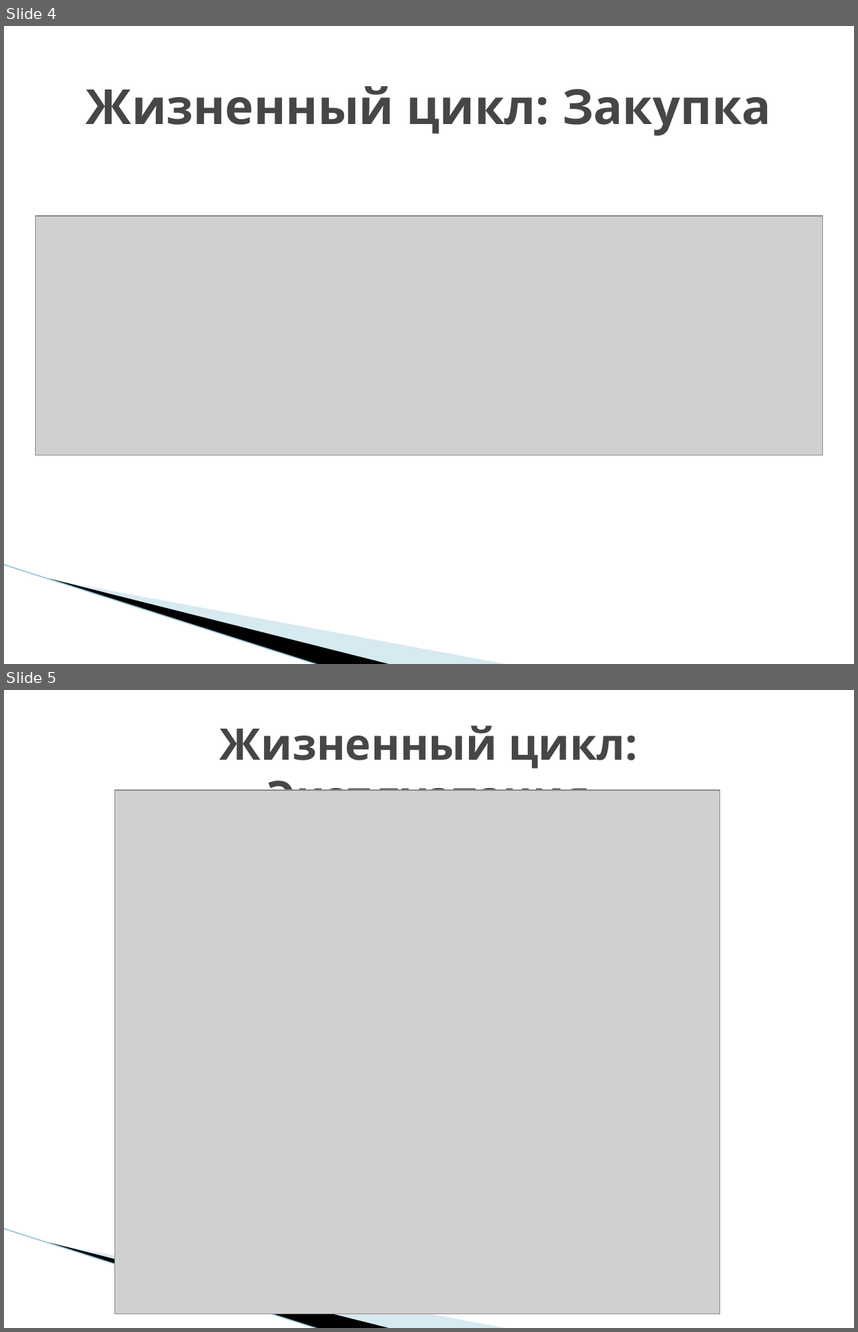
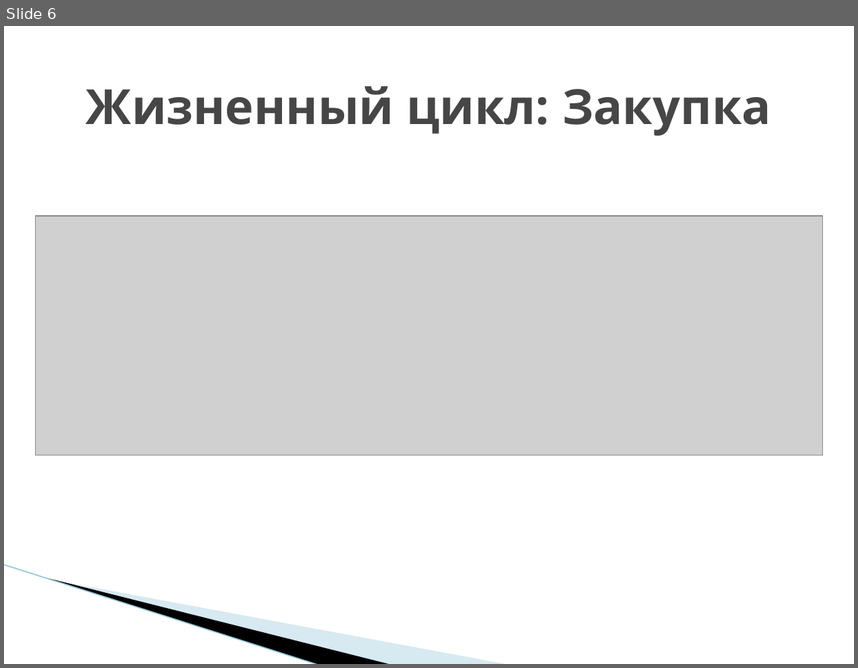
Before and after one commit to Nikita-080/is-quantek, a slide deck: Документы по проекту/презентация.pptx. Shown one above the other, each under a label of ours: slides 4 and 5 before the commit, slide 6 after it. The pictures are 858x1332 and 858x668 pixels, drawn with LibreOffice and Linux fonts; fonts in the diff are those of the drawing; grey boxes stand for pictures; background and template pictures are left out. Boxes give left, top, right and bottom in pixels: in the first picture for what was removed or moved away, otherwise in the second. Text is boxed around its words. In the diff, an @@ line names an element or a change of style, - is before the commit and + after.

```diff
--- a/Документы по проекту/презентация.pptx
+++ b/Документы по проекту/презентация.pptx
@@ slide 5 removed at <box>4,690,854,1328</box>, background #FFFFFF; not listed: 3 template elements that a slide beside it also shows @@
@@ title removed at <box>220,725,638,791</box> @@
-Жизненный цикл: Эксплуатация
@@ picture removed at <box>114,790,720,1313</box> @@
@@ what was slide 4 is now slide 6 @@
```
Also in this commit, not shown: 1 slide added, 2 other slides removed.
